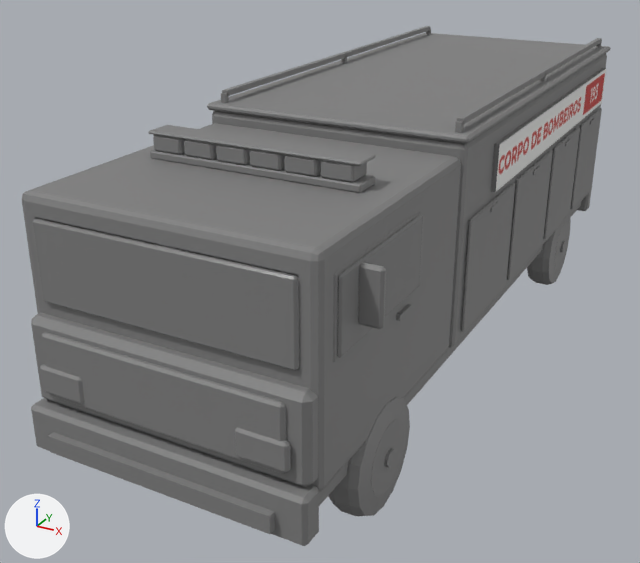
Renders of the FBX model UnityProject/Assets/Itens/Caminhao_Bombeiros.fbx from each side of a commit.
Both versions are drawn from a 50 mm camera at (3.43, -7.69, 4.33) aimed at (-0.48, -0.58, 0.77). Lighting does not change. The marker at lower left points along +X, +Y and +Z. The first picture is the older version. Where no turn or scale is listed for an object, it has been applied to the vertices. Vertices at exactly the same position are counted once.

Names of what the first picture shows: 'Cabine', 'Caminhao_Bombeiros', 'Carroceria', 'Giroflex', 'Roda1', 'Roda3', 'Vidro'.
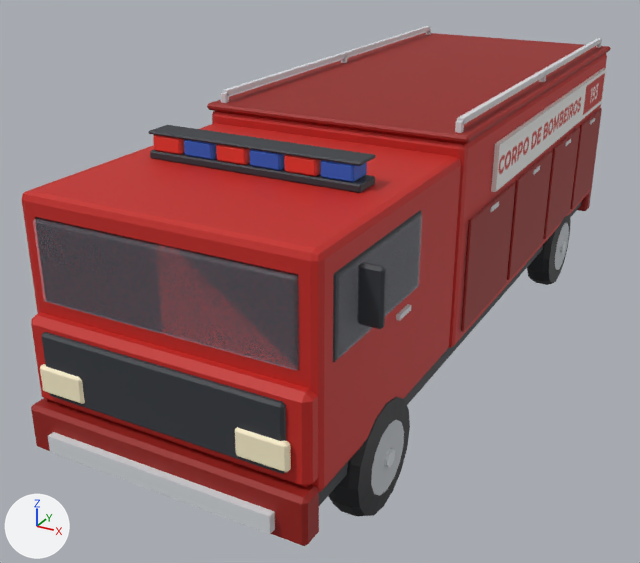
The change, as a list of edits to the scene's bpy script:
```text
Change me_roda3:
    where me_roda3.from_pydata(...)  # 164 vertices, 198 faces; spans x -0.15..0.176, y -0.48..0.48, z -0.48..0.48
    used by ob_roda3; location = (1.06, 2.3, 0.48)
    me_roda3 part 7: texture (UV) coordinates of 198 of 198 faces, centred in x -0.15..0.176, y -0.462..0.462, z -0.462..0.462, changed; they spanned u 0.13..0.16, v 0.95..0.95 and now span u 0.38..0.41, v 0.05..0.05
Change me_vidro:
    where me_vidro.from_pydata(...)  # 56 vertices, 62 faces; spans x -1.22..1.22, y -3.63..-2.14, z 1.67..2.29
    used by ob_vidro; location = (0.0, 0.0, 0.0)
    me_vidro part 2: texture (UV) coordinates of 62 of 62 faces, centred in x -1.22..1.22, y -3.63..-2.15, z 1.67..2.29, changed; they spanned u 0.23..0.23, v 0.99..0.99 and now span u 0.23..0.23, v 0.06..0.06
Change me_caminhao_bombeiros:
    where me_caminhao_bombeiros.from_pydata(...)  # 96 vertices, 96 faces; spans x -1.18..1.18, y -3.84..3.8, z 0.42..0.9
    used by ob_caminhao_bombeiros; location = (0.0, 0.0, 0.0)
    me_caminhao_bombeiros part 3: 96 kept faces spanning x -1.18..1.18, y -3.84..3.8, z 0.42..0.9 get new texture (UV) coordinates
Change me_giroflex:
    where me_giroflex.from_pydata(...)  # 192 vertices, 208 faces; spans x -0.9..0.9, y -0.12..0.12, z 0.0..0.22
    used by ob_giroflex; location = (0.0, -2.4, 2.46)
    me_giroflex part 4: texture (UV) coordinates of 208 of 208 faces, centred in x -0.9..0.9, y -0.12..0.12, z 0.0..0.22, changed; they spanned u 0.2..0.23, v 0.95..0.95 and now span u 0.45..0.48, v 0.05..0.05
Change me_carroceria:
    where me_carroceria.from_pydata(...)  # 476 vertices, 480 faces; spans x -1.25..1.25, y -1.32..3.65, z 0.76..2.73
    used by ob_carroceria; location = (0.0, 0.0, 0.0)
    me_carroceria part 5: 478 kept faces spanning x -1.25..1.25, y -1.32..3.65, z 0.76..2.73 get new texture (UV) coordinates
Change me_roda1:
    where me_roda1.from_pydata(...)  # 164 vertices, 198 faces; spans x -0.15..0.176, y -0.48..0.48, z -0.48..0.48
    used by ob_roda1; location = (1.06, -2.6, 0.48)
    me_roda1 part 6: texture (UV) coordinates of 198 of 198 faces, centred in x -0.15..0.176, y -0.462..0.462, z -0.462..0.462, changed; they spanned u 0.13..0.16, v 0.95..0.95 and now span u 0.38..0.41, v 0.05..0.05
Change me_cabine:
    where me_cabine.from_pydata(...)  # 288 vertices, 300 faces; spans x -1.38..1.38, y -3.76..-1.28, z 0.76..2.46
    used by ob_cabine; location = (0.0, 0.0, 0.0)
    me_cabine part 1: 300 kept faces spanning x -1.38..1.38, y -3.76..-1.28, z 0.76..2.46 get new texture (UV) coordinates
```

What differs and where, as boxes (x1, y1, x2, y2) in the pictures (640 x 563 px):
part 1 of me_cabine, surface changed (grey to red)
    both: (22, 123, 461, 492)
part 2 of me_vidro, surface changed
    before: (33, 215, 423, 371)
part 3 of me_caminhao_bombeiros, surface changed
    both: (31, 187, 592, 546)
part 4 of me_giroflex, surface changed (darker)
    both: (148, 125, 376, 193)
part 5 of me_carroceria, surface changed (grey to red)
    both: (207, 26, 611, 348)
part 6 of me_roda1, surface changed
    both: (328, 397, 410, 516)
part 7 of me_roda3, surface changed
    both: (527, 214, 571, 285)
